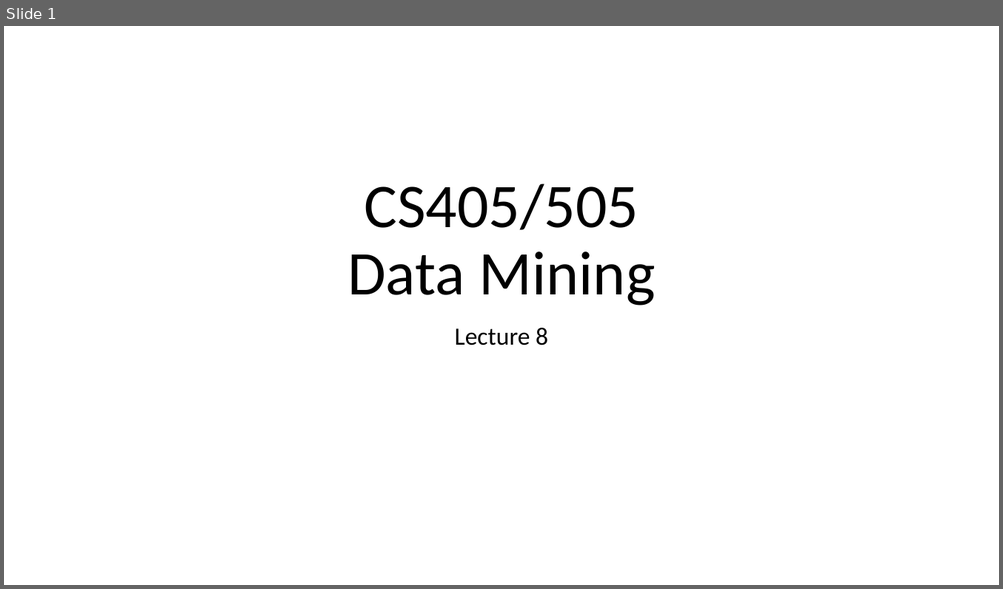
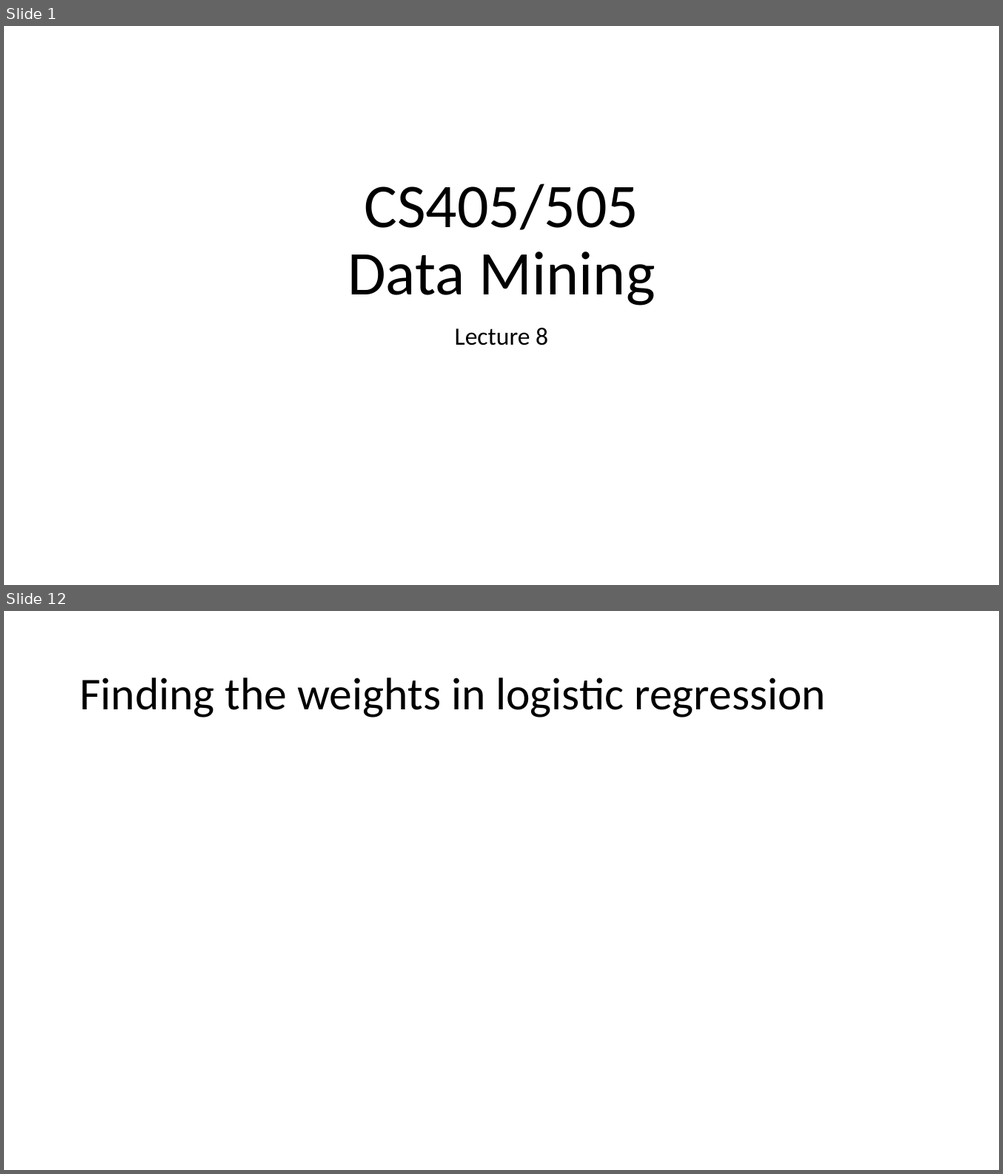
Before and after one commit to russellu/cs405, a slide deck: Lecture_08.pptx. Shown one above the other, each under a label of ours: slide 1 before the commit, slides 1 and 12 after it; the slides between them are not shown. The pictures are 1003x589 and 1003x1174 pixels, drawn with LibreOffice and Linux fonts; fonts in the diff are those of the drawing; grey boxes stand for pictures. Boxes give left, top, right and bottom in pixels: in the first picture for what was removed or moved away, otherwise in the second. Text is boxed around its words. In the diff, an @@ line names an element or a change of style, - is before the commit and + after.

```diff
--- a/Lecture_08.pptx
+++ b/Lecture_08.pptx
@@ slide 12 added at (x1=4, y1=611, x2=999, y2=1170), background #FFFFFF @@
@@ title added at (x1=79, y1=678, x2=826, y2=718), 44 pt, text #000000 @@
+Finding the weights in logistic regression
```
Also in this commit, not shown: 1 slide changed, 11 other slides added, 1 slide removed.
